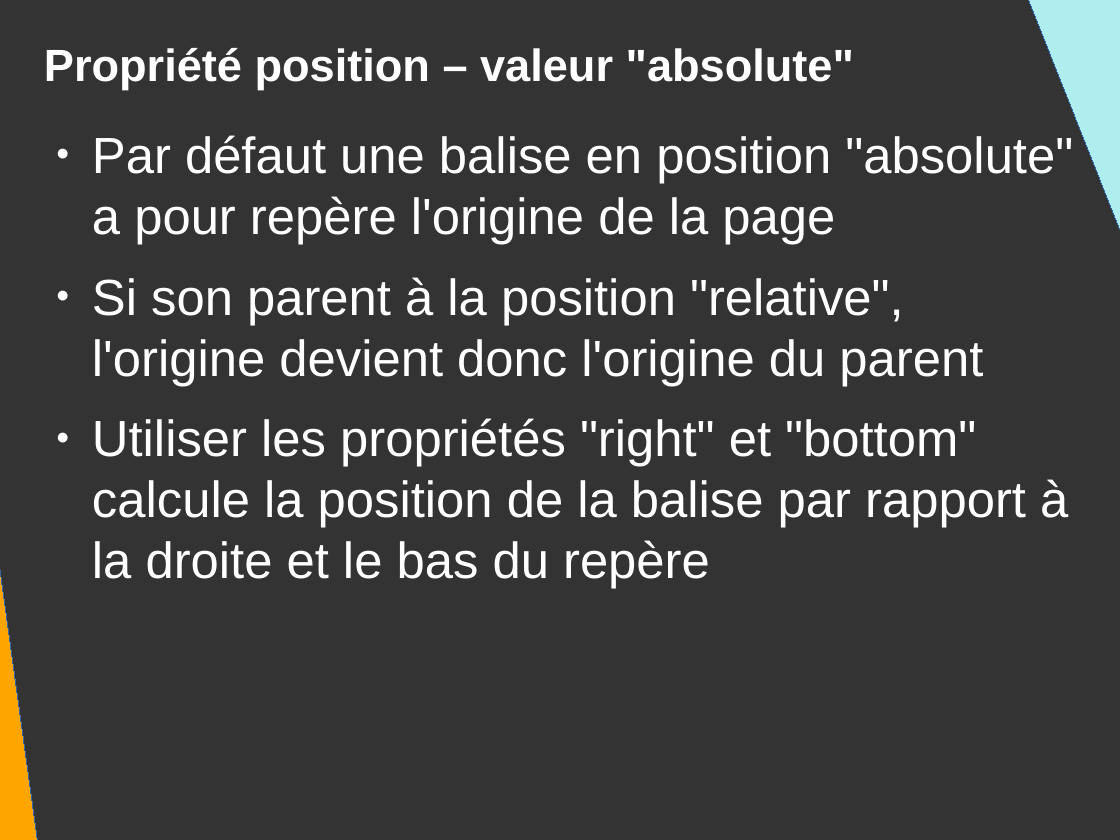
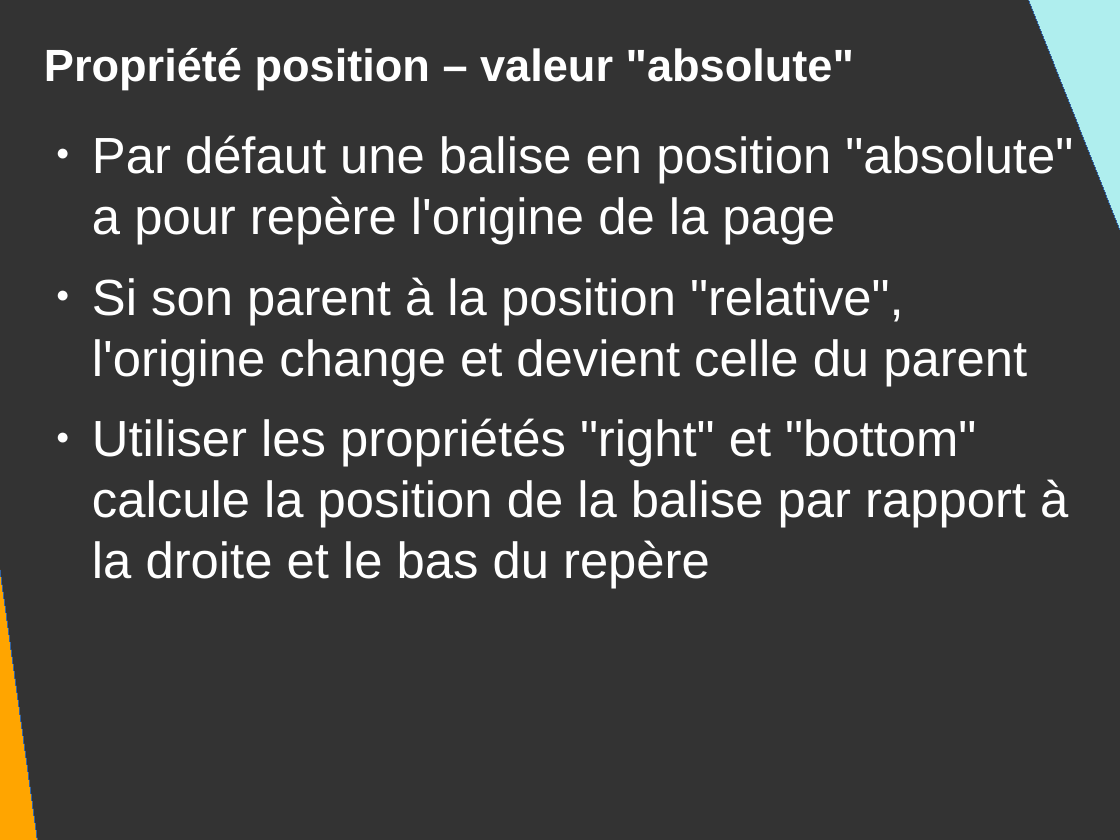
Before and after one commit to DanYellow/presentations, a slide deck: slide 67 of mmi/html/travaux-pratiques/numero-2/presentation.odp. Drawn at 1120x840 pixels with LibreOffice and Linux fonts; fonts in the diff are those of the drawing. Boxes give left, top, right and bottom in pixels: in the first picture for what was removed or moved away, otherwise in the second. Text is boxed around its words. In the diff, an @@ line names an element or a change of style, - is before the commit and + after.

```diff
--- a/mmi/html/travaux-pratiques/numero-2/presentation.odp
+++ b/mmi/html/travaux-pratiques/numero-2/presentation.odp
@@ text at (92,277,1027,386): text changed @@
-● Si son parent à la position "relative", l'origine devient donc l'origine du parent
+● Si son parent à la position "relative", l'origine change et devient celle du parent
```
Also in this commit, not shown: 13 other slides changed, 6 slides added, 7 slides removed, 5 other files.
